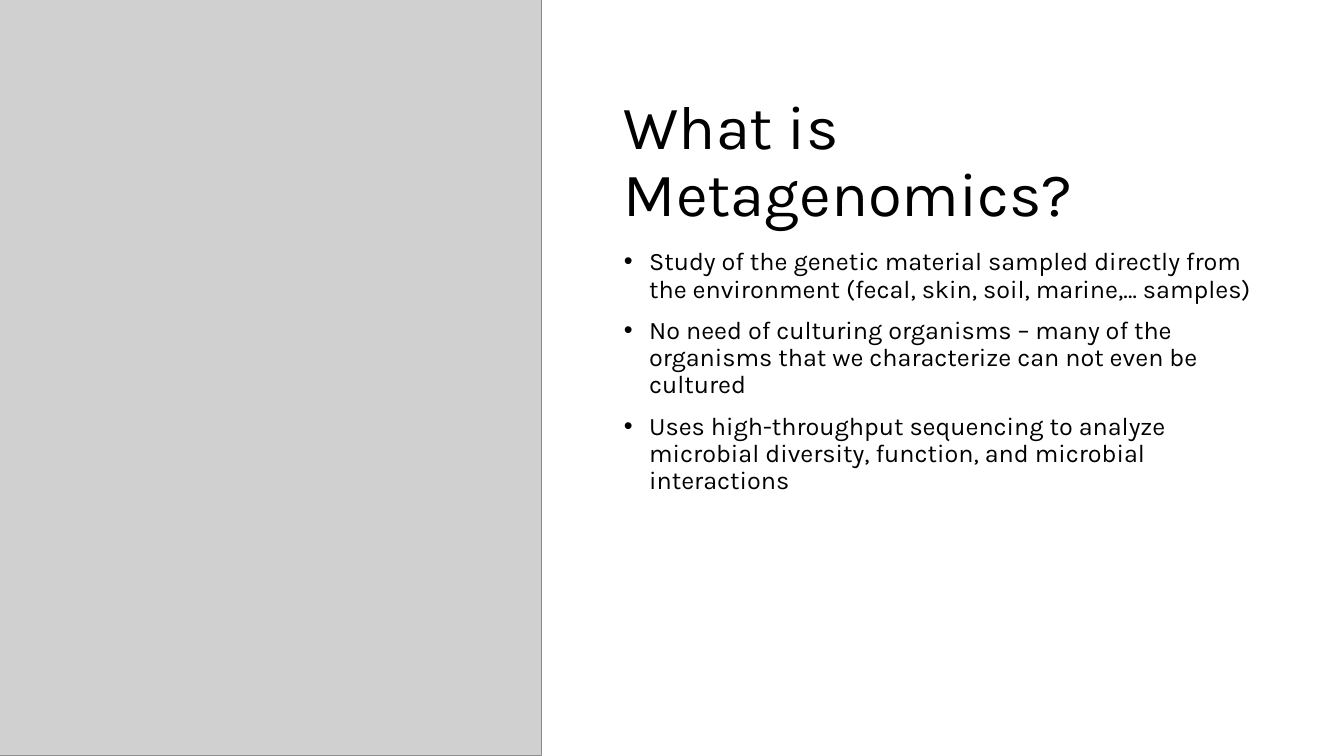
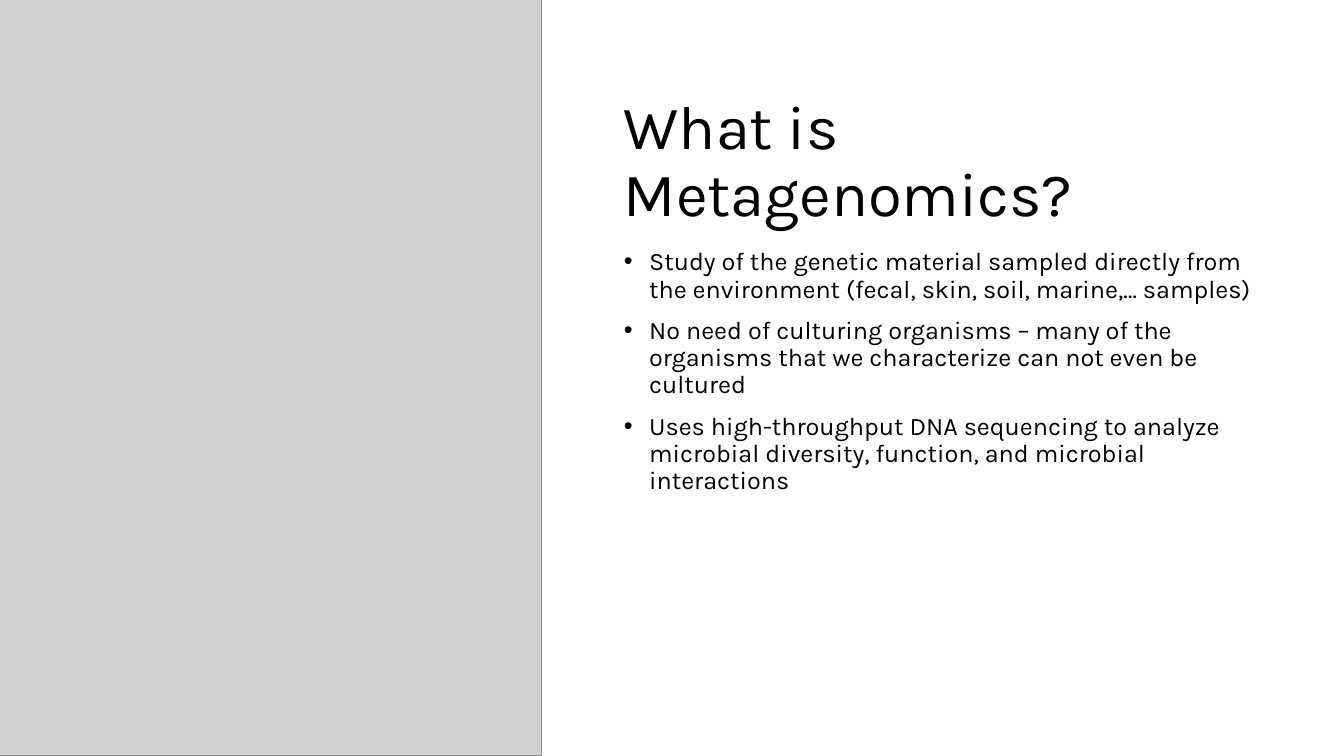
Before and after one commit to biosustain/dsp_metagenomics_training, a slide deck: slide 19 of course_contents/IntroMetagenomics.pptx. Drawn at 1344x756 pixels with LibreOffice and Linux fonts; fonts in the diff are those of the drawing; grey boxes stand for pictures. Boxes give left, top, right and bottom in pixels: in the first picture for what was removed or moved away, otherwise in the second. Text is boxed around its words. In the diff, an @@ line names an element or a change of style, - is before the commit and + after.

```diff
--- a/course_contents/IntroMetagenomics.pptx
+++ b/course_contents/IntroMetagenomics.pptx
@@ text at (649, 417, 1220, 490): text changed @@
-• Uses high-throughput sequencing to analyze microbial diversity, function, and microbial interactions
+• Uses high-throughput DNA sequencing to analyze microbial diversity, function, and microbial interactions
```
Also in this commit, not shown: 4 other slides changed, 1 slide removed, 1 other file.
